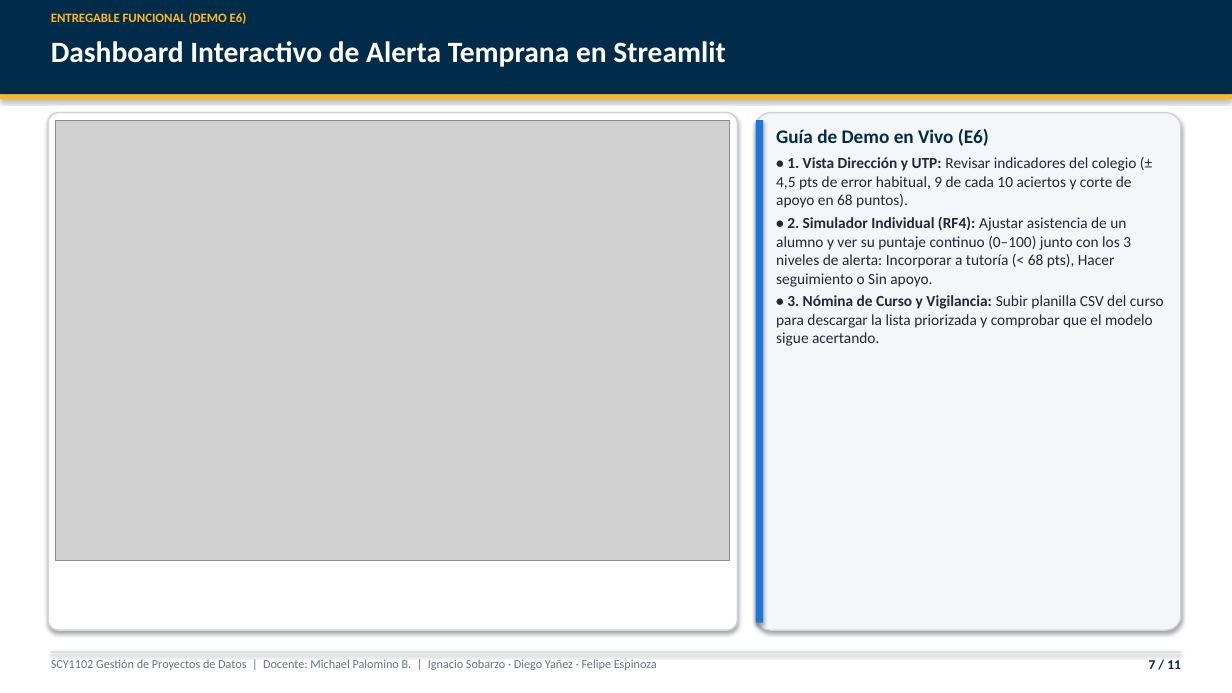
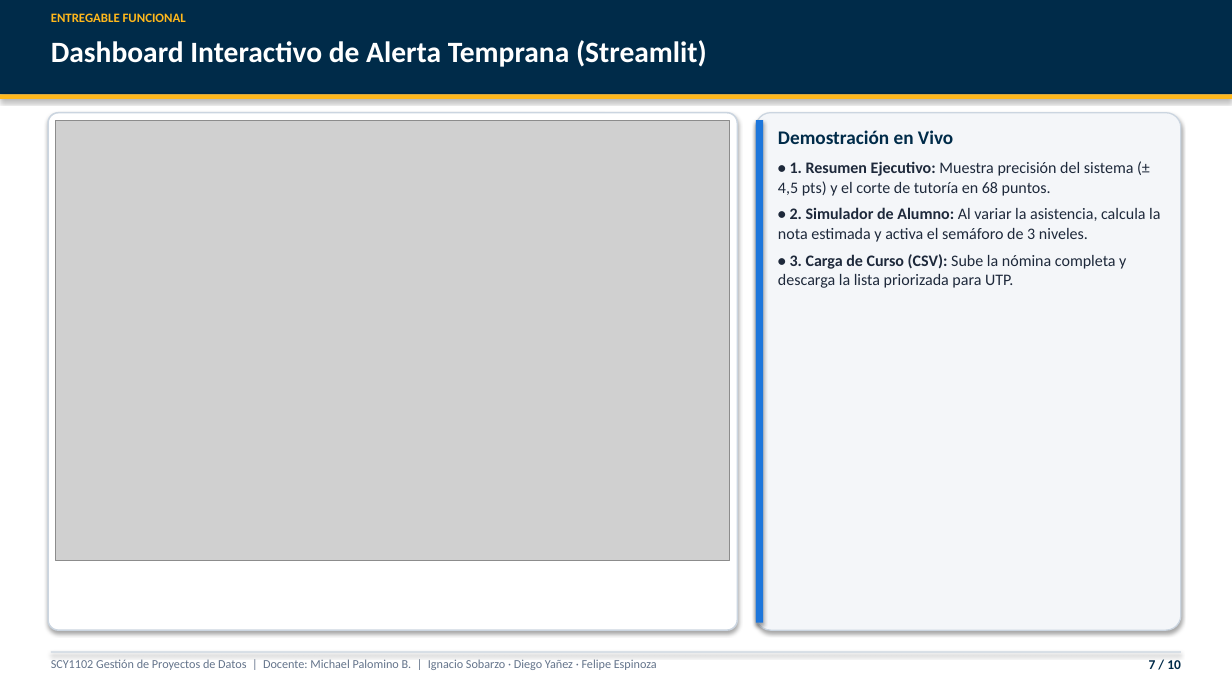
Before and after one commit to IjnacioS/Gestion, a slide deck: slide 7 of docs/entregables/Presentacion_EP6_Caso1_Matematicas.pptx. Drawn at 1232x693 pixels with LibreOffice and Linux fonts; fonts in the diff are those of the drawing; grey boxes stand for pictures. Boxes give left, top, right and bottom in pixels: in the first picture for what was removed or moved away, otherwise in the second. Text is boxed around its words. In the diff, an @@ line names an element or a change of style, - is before the commit and + after.

```diff
--- a/docs/entregables/Presentacion_EP6_Caso1_Matematicas.pptx
+++ b/docs/entregables/Presentacion_EP6_Caso1_Matematicas.pptx
@@ text at [51, 13, 186, 22]: text changed @@
-ENTREGABLE FUNCIONAL (DEMO E6)
+ENTREGABLE FUNCIONAL
@@ text at [51, 40, 707, 67]: text changed @@
-Dashboard Interactivo de Alerta Temprana en Streamlit
+Dashboard Interactivo de Alerta Temprana (Streamlit)
@@ text at [778, 130, 1160, 288]: text changed; size 12 to 12.5 pt @@
-Guía de Demo en Vivo (E6)
-• 1. Vista Dirección y UTP: Revisar indicadores del colegio (± 4,5 pts de error habitual, 9 de cada 10 aciertos y corte de apoyo en 68 puntos).
-• 2. Simulador Individual (RF4): Ajustar asistencia de un alumno y ver su puntaje continuo (0–100) junto con los 3 niveles de alerta: Incorporar a tutoría (< 68 pts), Hacer seguimiento o Sin apoyo.
-• 3. Nómina de Curso y Vigilancia: Subir planilla CSV del curso para descargar la lista priorizada y comprobar que el modelo sigue acertando.
+Demostración en Vivo
+• 1. Resumen Ejecutivo: Muestra precisión del sistema (± 4,5 pts) y el corte de tutoría en 68 puntos.
+• 2. Simulador de Alumno: Al variar la asistencia, calcula la nota estimada y activa el semáforo de 3 niveles.
+• 3. Carga de Curso (CSV): Sube la nómina completa y descarga la lista priorizada para UTP.
@@ text at [1149, 660, 1181, 669]: text changed @@
-7 / 11
+7 / 10
```
Also in this commit, not shown: 8 other slides changed, 1 slide added, 2 slides removed, 5 other files.
